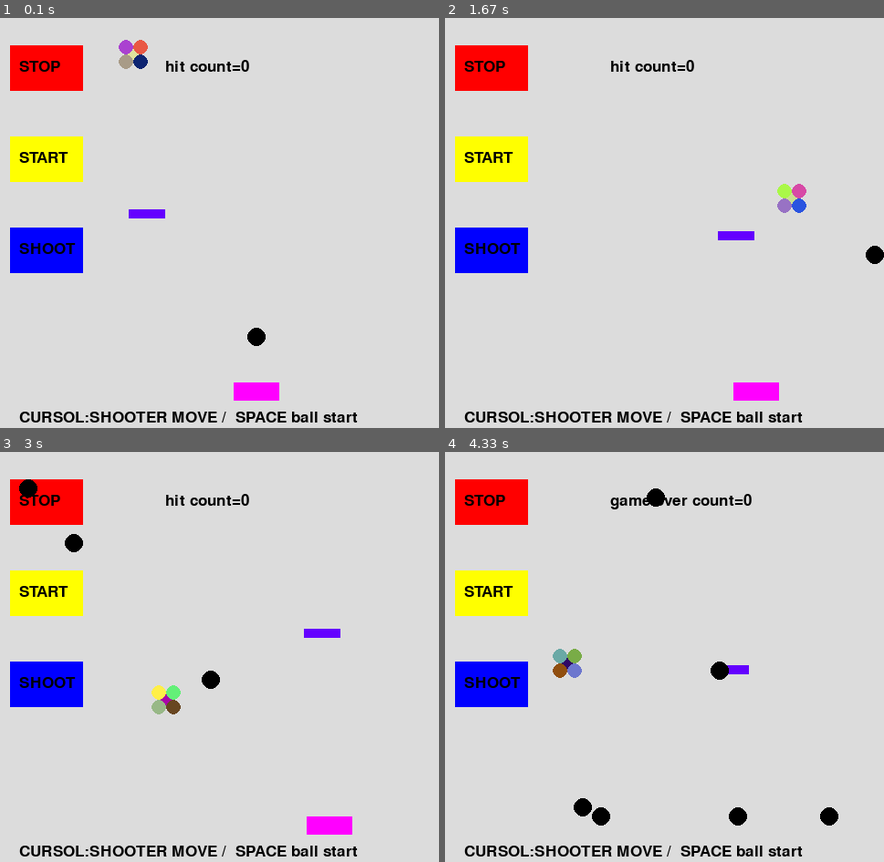
Above: before the commit, frames 1-4 (two rows, left to right).
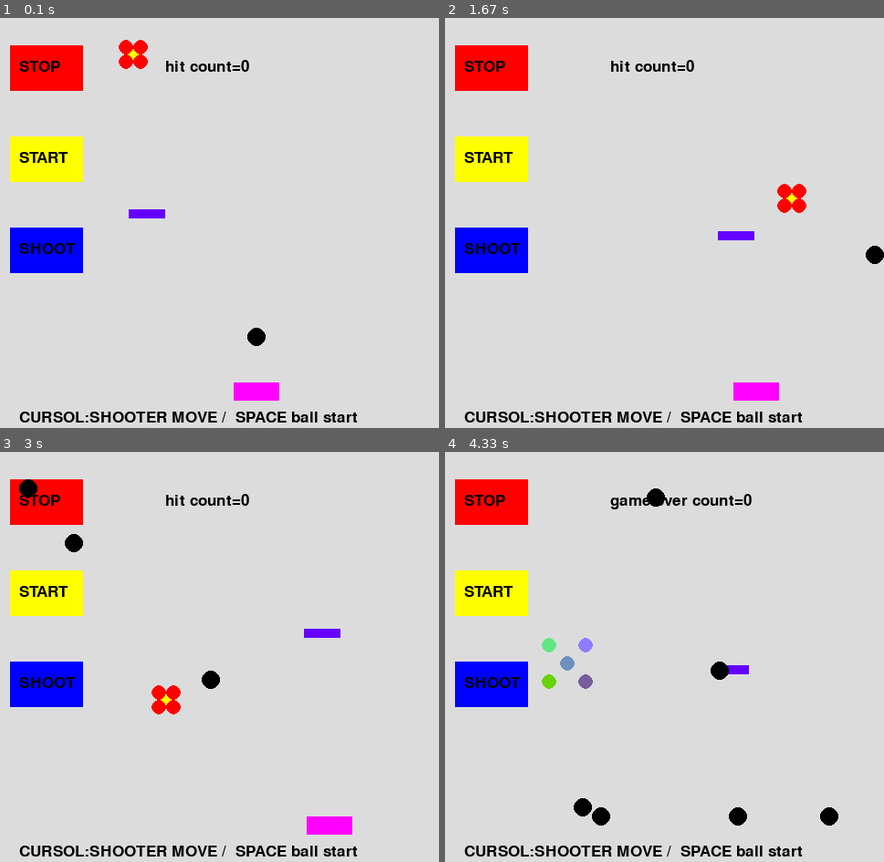
Above: after the commit, the same moments.

Repository: snc29654/pygame
Game: pygame game, started from mixtest2_class.py
Same seed, same stepped clock (60 frames per second), same inputs: the game is played once before the commit and once after it.
Inputs:
- Up to frame 1 (0.1 s): no input
- Up to frame 2 (1.67 s): hold Right 0.33-0.8 s; hold Left from 1.33 s (still down); tap Space at 1.4 s
- Up to frame 3 (3 s): tap Space at 1.7, 1.97, 2.27, 2.4, 2.7 s; release Left at 1.87 s; hold Left 1.9-2.3 s; hold Right 2.33-2.97 s
- Up to frame 4 (4.33 s): hold Left 3-3.47 s; tap Space at 3.07, 3.37, 3.57, 3.87, 4.07 s; hold Right 3.5-3.97 s; hold Right from 4 s (still down)

The runs differ from the first frame. In frame 1, 0.4% of the frame differs, in the area x 27-34%, y 5-13%; in frame 2, 0.4%; in frame 3, 0.4%; in frame 4, 0.7%, in the area x 22-34%, y 45-58%.

Commit message:
壁の衝突で玉が爆発

Diff:
--- a/mixtest2_class.py
+++ b/mixtest2_class.py
@@ -69,6 +69,22 @@
         pygame.draw.circle(self.main_surface, (random.randint(0,255),random.randint(0,255),random.randint(0,255)), (self.x+8, self.y-8), self.target_size)
         pygame.draw.circle(self.main_surface, (random.randint(0,255),random.randint(0,255),random.randint(0,255)), (self.x+8, self.y+8), self.target_size)
 
+    def make_target_out(self):
+        pygame.draw.circle(self.main_surface, (random.randint(0,255),random.randint(0,255),random.randint(0,255)), (self.x, self.y), self.target_size)
+        pygame.draw.circle(self.main_surface, (random.randint(0,255),random.randint(0,255),random.randint(0,255)), (self.x-20, self.y-20), self.target_size)
+        pygame.draw.circle(self.main_surface, (random.randint(0,255),random.randint(0,255),random.randint(0,255)), (self.x-20, self.y+20), self.target_size)
+        pygame.draw.circle(self.main_surface, (random.randint(0,255),random.randint(0,255),random.randint(0,255)), (self.x+20, self.y-20), self.target_size)
+        pygame.draw.circle(self.main_surface, (random.randint(0,255),random.randint(0,255),random.randint(0,255)), (self.x+20, self.y+20), self.target_size)
+
+
+    def make_target_base(self):
+        pygame.draw.circle(self.main_surface, (255,255,0), (self.x, self.y), self.target_size)
+        pygame.draw.circle(self.main_surface, (255,0,0), (self.x-8, self.y-8), self.target_size)
+        pygame.draw.circle(self.main_surface, (255,0,0), (self.x-8, self.y+8), self.target_size)
+        pygame.draw.circle(self.main_surface, (255,0,0), (self.x+8, self.y-8), self.target_size)
+        pygame.draw.circle(self.main_surface, (255,0,0), (self.x+8, self.y+8), self.target_size)
+
+
     def target_move(self):
         #的移動
         if(self.state==0):
@@ -207,7 +223,17 @@
 
 
             #的
-            self.make_target()
+            if(self.hit_count==0):
+                if(self.khit==0):
+                    self.make_target_base()
+                else:
+                    self.make_target_out()
+            else:
+                if(self.khit==0):
+                    self.make_target()
+                else:
+                    self.make_target_out()
+
 
             #障壁
             pygame.draw.rect(self.main_surface, (100,0,255), (self.xk, self.yk,self.wall_size,10))
